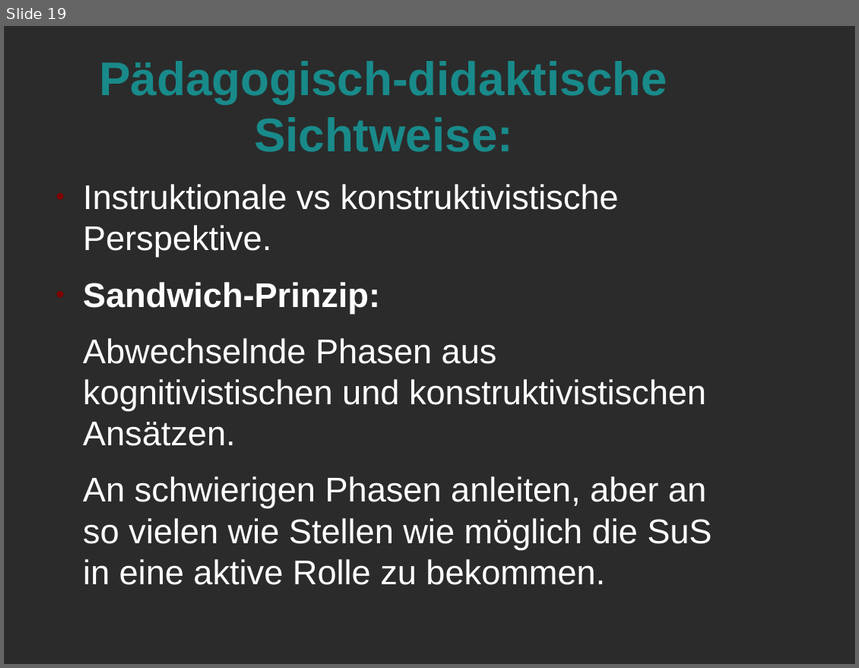
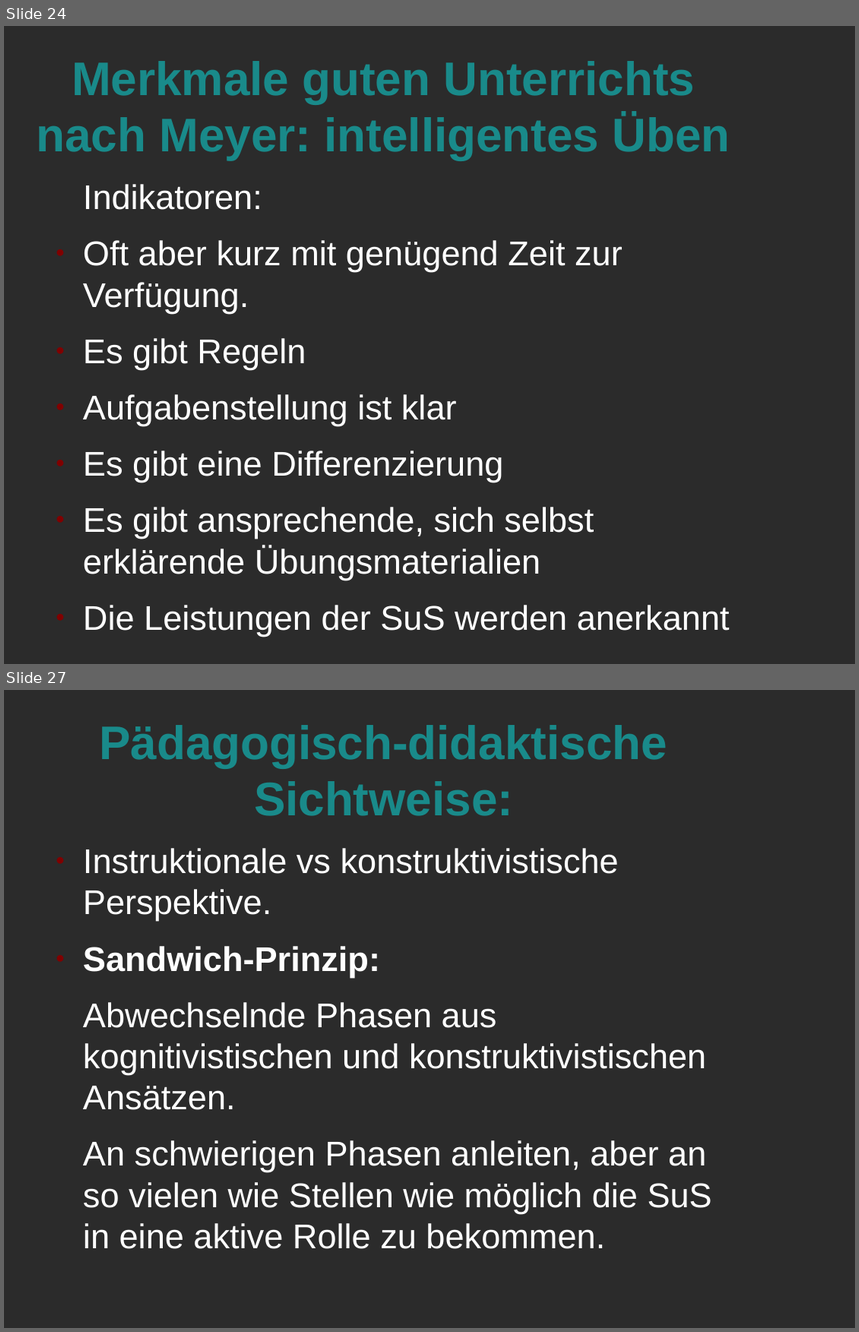
Before and after one commit to LorenzMueller/SS19, a slide deck: Mathe Didaktik/Präsentation.odp. Shown one above the other, each under a label of ours: slide 19 before the commit, slides 24 and 27 after it; the slides between them are not shown. The pictures are 859x668 and 859x1332 pixels, drawn with LibreOffice and Linux fonts; fonts in the diff are those of the drawing; background and template pictures are left out; a plain dark background stands for a picture behind light text. Boxes give left, top, right and bottom in pixels: in the first picture for what was removed or moved away, otherwise in the second. Text is boxed around its words. In the diff, an @@ line names an element or a change of style, - is before the commit and + after.

```diff
--- a/Mathe Didaktik/Präsentation.odp
+++ b/Mathe Didaktik/Präsentation.odp
@@ slide 24 added at [4,26,855,664], background picture (left out) @@
@@ title added at [36,61,731,161], 44 pt, text #198A8A, bold @@
+Merkmale guten Unterrichts nach Meyer: intelligentes Üben
@@ text added at [83,184,730,636], 32 pt, text #FFFFFF @@
+Indikatoren:
+● Oft aber kurz mit genügend Zeit zur Verfügung.
+● Es gibt Regeln
+● Aufgabenstellung ist klar
+● Es gibt eine Differenzierung
+● Es gibt ansprechende, sich selbst erklärende Übungsmaterialien
+● Die Leistungen der SuS werden anerkannt
@@ what was slide 19 is now slide 27 @@
```
Also in this commit, not shown: 1 slide changed, 8 other slides added, 1 slide removed, 4 other files.
